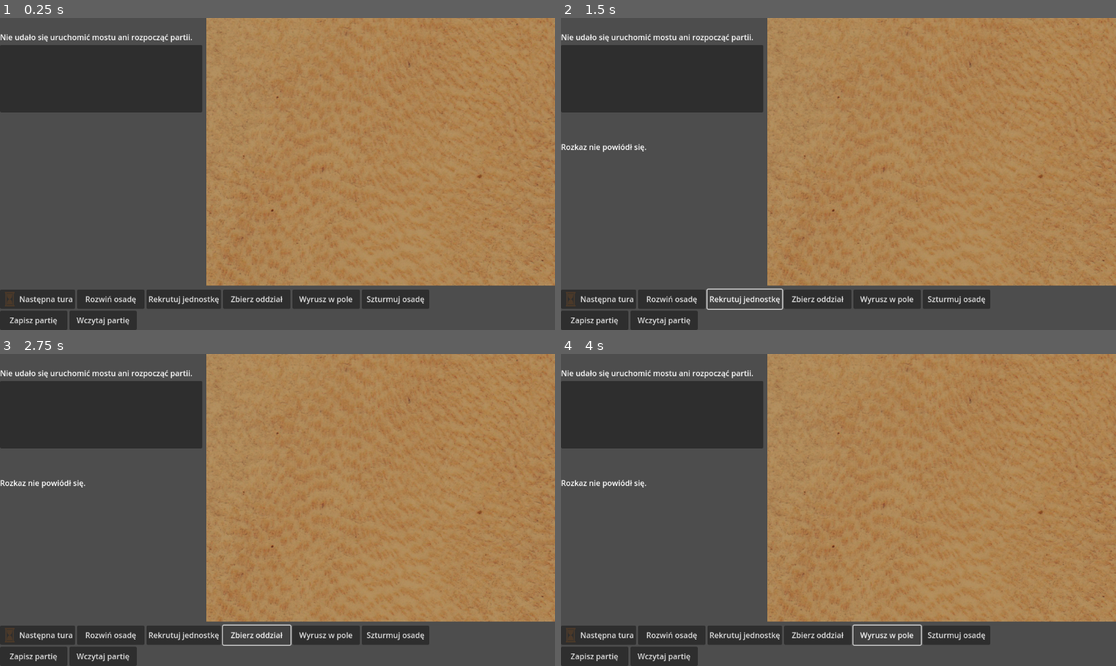
Above: before the commit, frames 1-4 (two rows, left to right).
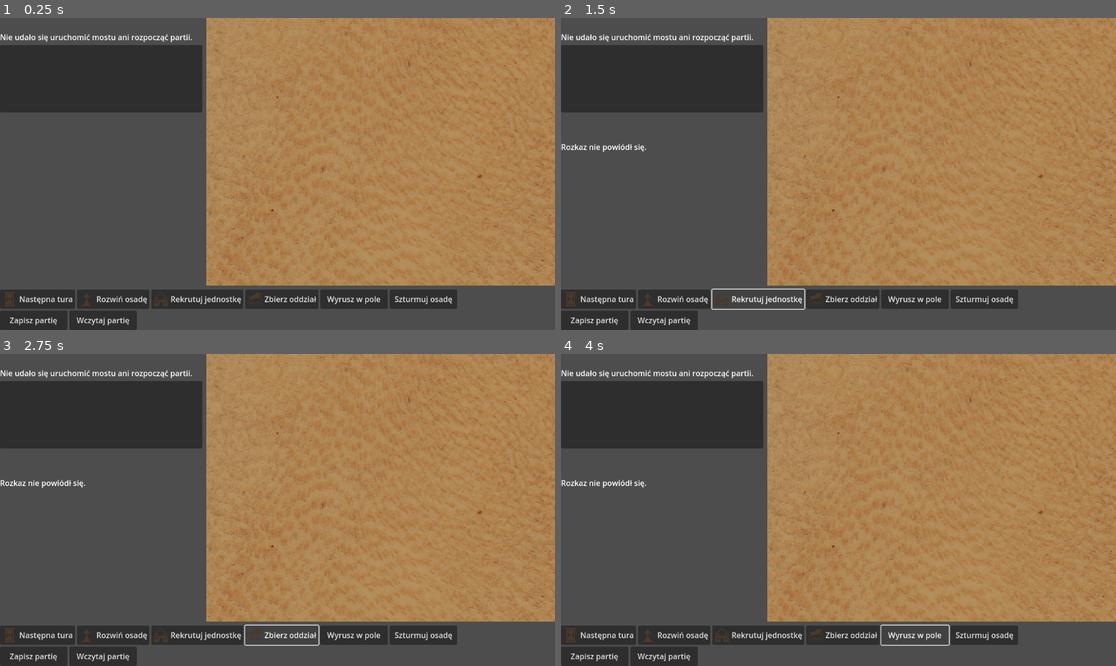
Above: after the commit, the same moments.

Repository: sochiera/total-battle-brothers-for-wesnoth
Game: Godot game, scene res://scenes/main.tscn
Two runs of this game, one before a commit and one after it. Both use one fixed random seed, a clock stepped at 60 frames per second and the inputs below.
Inputs:
- Up to frame 1 (0.25 s): no input
- Up to frame 2 (1.5 s): click "Rozwiń osadę" at 0.5 s; click "Rekrutuj jednostkę" at 1.25 s
- Up to frame 3 (2.75 s): click "Zbierz oddział" at 2 s
- Up to frame 4 (4 s): click "Następna tura" at 2.75 s; click "Wyrusz w pole" at 3.5 s

The runs differ from the first frame. In frame 1, 1.2% of the frame differs, in the area x 14-83%, y 87-94%; in frame 2, 1.2%; in frame 3, 1.2%; in frame 4, 1.3%, in the area x 14-83%, y 86-94%.

Commit message:
feat: G95.1b — Ikony rozkazów osady

Diff:
--- a/game/scenes/main.tscn
+++ b/game/scenes/main.tscn
@@ -1,10 +1,13 @@
-[gd_scene load_steps=6 format=3]
+[gd_scene load_steps=9 format=3]
 
 [ext_resource type="Script" path="res://scripts/main.gd" id="1_main"]
 [ext_resource type="Script" path="res://scripts/map_view.gd" id="2_map_view"]
 [ext_resource type="Script" path="res://scripts/battle_view.gd" id="3_battle_view"]
 [ext_resource type="Texture2D" path="res://assets/strategic_map_background.png" id="4_map_background"]
 [ext_resource type="Texture2D" path="res://assets/icon_next_turn.png" id="5_next_turn_icon"]
+[ext_resource type="Texture2D" path="res://assets/icon_develop.png" id="6_develop_icon"]
+[ext_resource type="Texture2D" path="res://assets/icon_recruit.png" id="7_recruit_icon"]
+[ext_resource type="Texture2D" path="res://assets/icon_muster.png" id="8_muster_icon"]
 
 [node name="Main" type="Control"]
 layout_mode = 3
@@ -130,18 +133,21 @@
 unique_name_in_owner = true
 custom_minimum_size = Vector2(140, 40)
 layout_mode = 2
+icon = ExtResource("6_develop_icon")
 text = "Rozwiń osadę"
 
 [node name="RecruitButton" type="Button" parent="MainLayout/OrderControls/OrderButtons"]
 unique_name_in_owner = true
 custom_minimum_size = Vector2(140, 40)
 layout_mode = 2
+icon = ExtResource("7_recruit_icon")
 text = "Rekrutuj jednostkę"
 
 [node name="MusterButton" type="Button" parent="MainLayout/OrderControls/OrderButtons"]
 unique_name_in_owner = true
 custom_minimum_size = Vector2(140, 40)
 layout_mode = 2
+icon = ExtResource("8_muster_icon")
 text = "Zbierz oddział"
 
 [node name="MarchButton" type="Button" parent="MainLayout/OrderControls/OrderButtons"]
--- /dev/null
+++ b/game/tests/settlement_order_icons_probe.gd
@@ -0,0 +1,64 @@
+extends SceneTree
+
+
+const MAIN_SCENE_PATH := "res://scenes/main.tscn"
+const PREFIX := "SETTLEMENT_ORDER_ICONS "
+
+const BUTTONS := [
+	{"name": "DevelopButton", "text": "Rozwiń osadę"},
+	{"name": "RecruitButton", "text": "Rekrutuj jednostkę"},
+	{"name": "MusterButton", "text": "Zbierz oddział"},
+]
+
+
+func _init() -> void:
+	var scene := ResourceLoader.load(MAIN_SCENE_PATH) as PackedScene
+	if scene == null:
+		_fail("cannot load main scene")
+		return
+	var scene_root := scene.instantiate()
+	if scene_root == null:
+		_fail("cannot instantiate main scene")
+		return
+	root.add_child(scene_root)
+
+	var orders: Array = []
+	for entry in BUTTONS:
+		var button := scene_root.find_child(entry["name"], true, false)
+		if button == null:
+			_fail("missing %s" % entry["name"])
+			return
+		if not button is Button:
+			_fail("%s is not a Button" % entry["name"])
+			return
+		var btn := button as Button
+		if btn.text != entry["text"]:
+			_fail("unexpected label on %s" % entry["name"])
+			return
+
+		var icon_path := ""
+		var icon_w := 0
+		var icon_h := 0
+		if btn.icon != null:
+			var tex := btn.icon as Texture2D
+			icon_path = tex.resource_path
+			icon_w = int(tex.get_width())
+			icon_h = int(tex.get_height())
+
+		orders.append(
+			{
+				"name": btn.name,
+				"text": btn.text,
+				"icon_path": icon_path,
+				"icon_w": icon_w,
+				"icon_h": icon_h,
+			}
+		)
+
+	print(PREFIX, JSON.stringify({"orders": orders}))
+	call_deferred("quit", 0)
+
+
+func _fail(message: String) -> void:
+	printerr("settlement_order_icons_probe: ", message)
+	call_deferred("quit", 1)
Binary file added: game/assets/icon_develop.png
Not shown, added: game/assets/icon_develop.png.import
Binary file added: game/assets/icon_muster.png
Not shown, added: game/assets/icon_muster.png.import
Binary file added: game/assets/icon_recruit.png
Not shown, added: game/assets/icon_recruit.png.import
Not shown, changed: game/assets/CREDITS.md
Not shown, changed: tests/godot_png_assets.py
Not shown, changed: tests/test_godot_assets.py
Not shown, changed: tests/test_godot_main_scene_layout.py
Not shown, changed: tests/test_godot_next_turn_button.py
Not shown, added: tests/test_godot_settlement_order_icons.py
